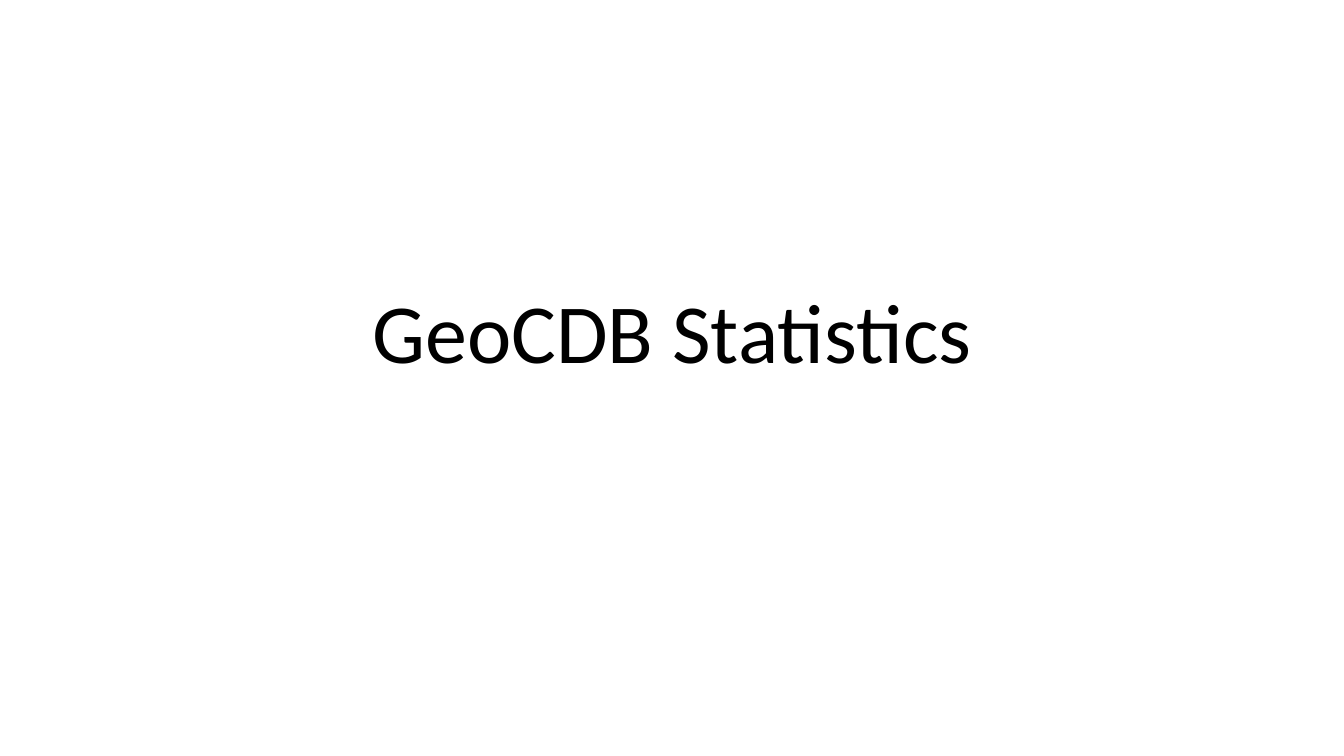
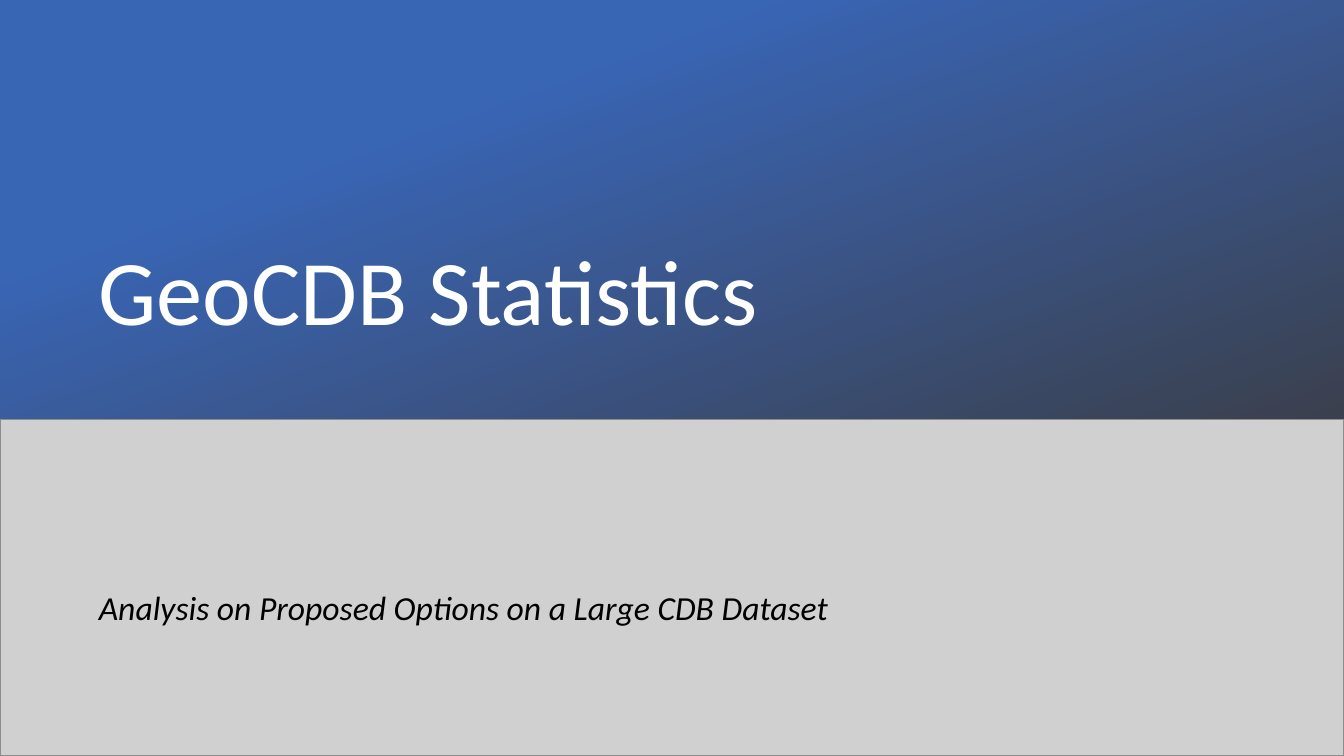
Before and after one commit to Cognitics/GeoCDB, a slide deck: slide 1 of GeoCDB Statistics.pptx. Drawn at 1344x756 pixels with LibreOffice and Linux fonts; fonts in the diff are those of the drawing; grey boxes stand for pictures. Boxes give left, top, right and bottom in pixels: in the first picture for what was removed or moved away, otherwise in the second. Text is boxed around its words. In the diff, an @@ line names an element or a change of style, - is before the commit and + after.

```diff
--- a/GeoCDB Statistics.pptx
+++ b/GeoCDB Statistics.pptx
@@ rectangle added at box(0, 0, 1344, 614), fill gradient #3965B5 to #3B3838 @@
@@ title "GeoCDB Statistics": place and size @@
-title "GeoCDB Statistics" at box(372, 305, 971, 364)
+title "GeoCDB Statistics" at box(99, 261, 758, 326)
@@ title "GeoCDB Statistics" at box(99, 261, 758, 326): size 60 to 66 pt, text colour #000000 to #FFFFFF; alignment centre to left; vertical alignment bottom to middle @@
@@ picture added at box(0, 420, 1344, 756) @@
@@ subtitle added at box(99, 596, 828, 626), 24 pt, text #000000, italic @@
+Analysis on Proposed Options on a Large CDB Dataset
```
Also in this commit, not shown: 5 other slides changed.
